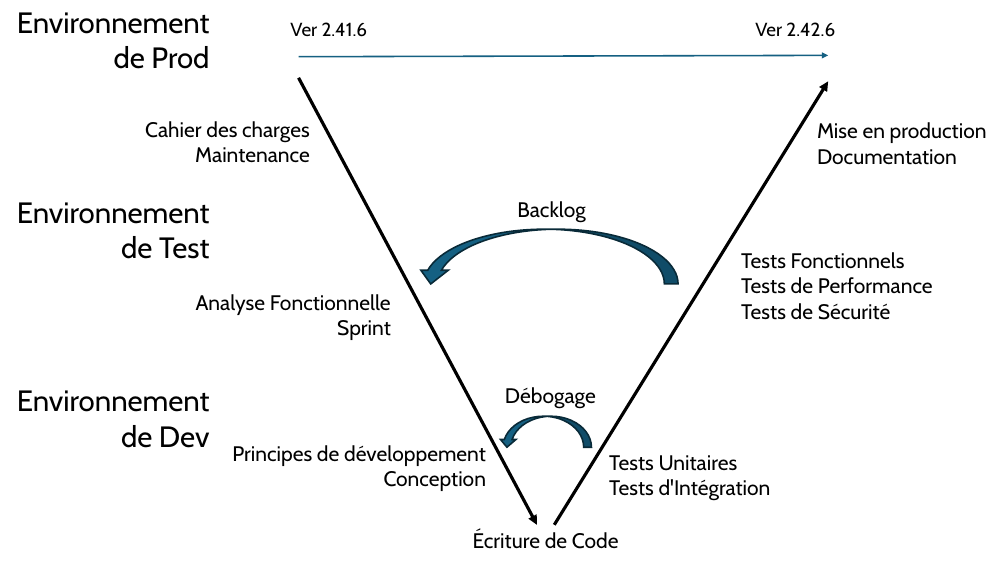
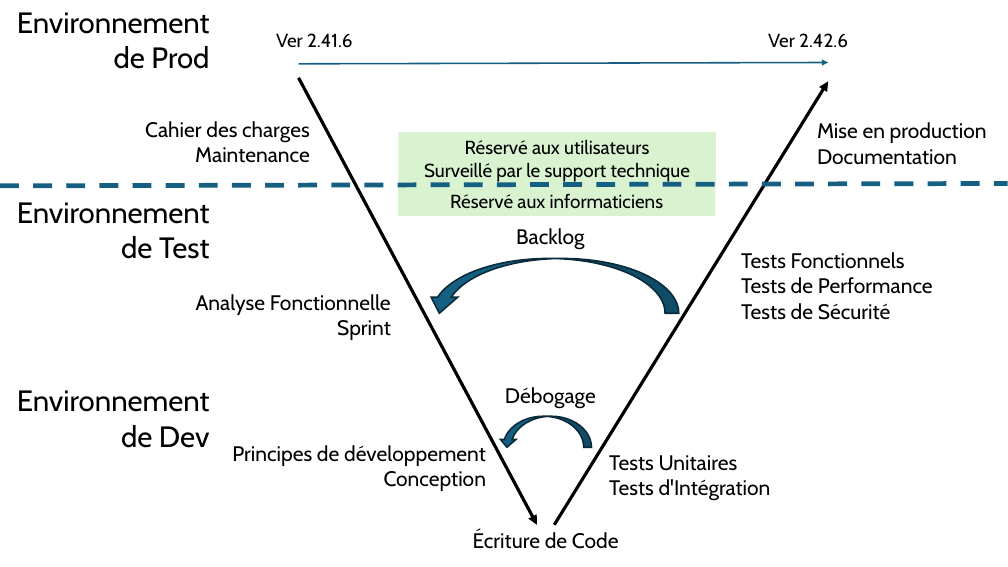
Before and after one commit to didierchavaroche/didierchavaroche.github.io, a slide deck: slide 1 of images.pptx. Drawn at 1008x567 pixels with LibreOffice and Linux fonts; fonts in the diff are those of the drawing; background and template pictures are left out. Boxes give left, top, right and bottom in pixels: in the first picture for what was removed or moved away, otherwise in the second. Text is boxed around its words. In the diff, an @@ line names an element or a change of style, - is before the commit and + after.

```diff
--- a/images.pptx
+++ b/images.pptx
@@ text "Ver 2.41.6": place and size @@
-text "Ver 2.41.6" at <box>290,22,368,37</box>
+text "Ver 2.41.6" at <box>276,33,353,48</box>
@@ text "Ver 2.42.6": place and size @@
-text "Ver 2.42.6" at <box>755,22,835,37</box>
+text "Ver 2.42.6" at <box>768,33,848,48</box>
@@ arrow moved from (299, 57) - (828, 55) to (299, 64) - (828, 63) @@
@@ rectangle added at <box>399,132,716,186</box>, fill #D9F2D0, 18 pt, text #000000 @@
+Réservé aux utilisateurs
+Surveillé par le support technique
@@ line added from (0, 186) to (1008, 184), #156082 4.5 pt dashed @@
@@ rectangle added at <box>398,185,715,216</box>, fill #D9F2D0, 18 pt, text #000000 @@
+Réservé aux informaticiens
@@ text "Backlog": place and size @@
-text "Backlog" at <box>517,201,585,223</box>
+text "Backlog" at <box>516,228,584,250</box>
@@ curved right arrow: place and size @@
-curved right arrow at <box>417,230,678,284</box>
+curved right arrow at <box>426,259,678,313</box>
@@ curved right arrow at <box>426,259,678,313</box>: proportions changed @@
```
Also in this commit, not shown: 2 other files.
